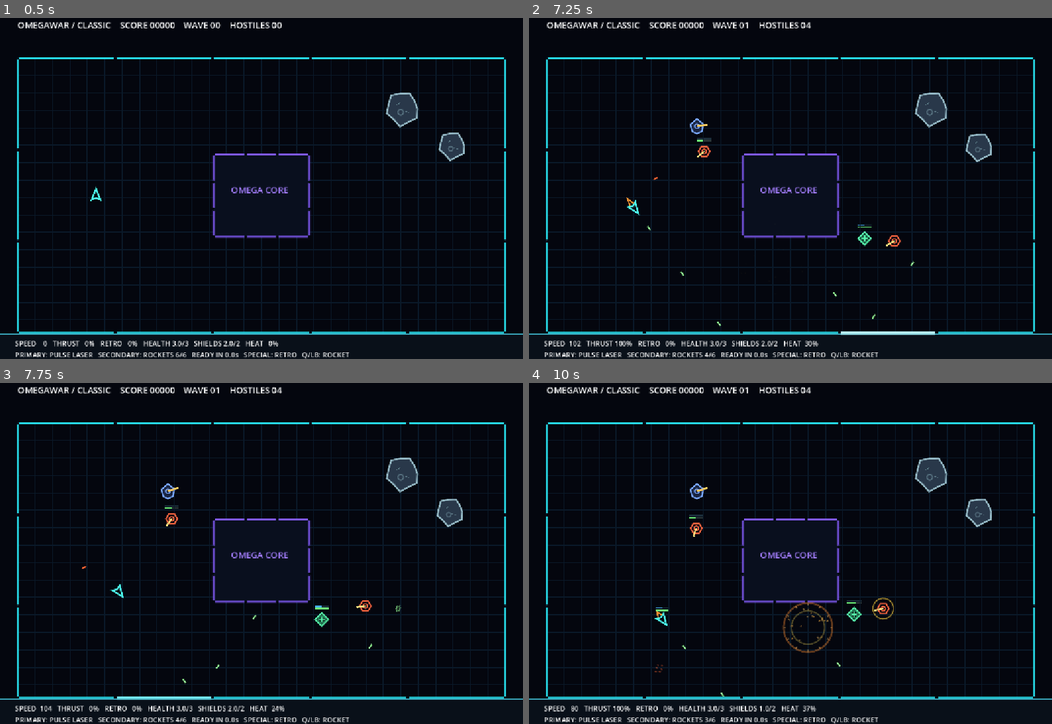
Above: before the commit, frames 1-4 (two rows, left to right).
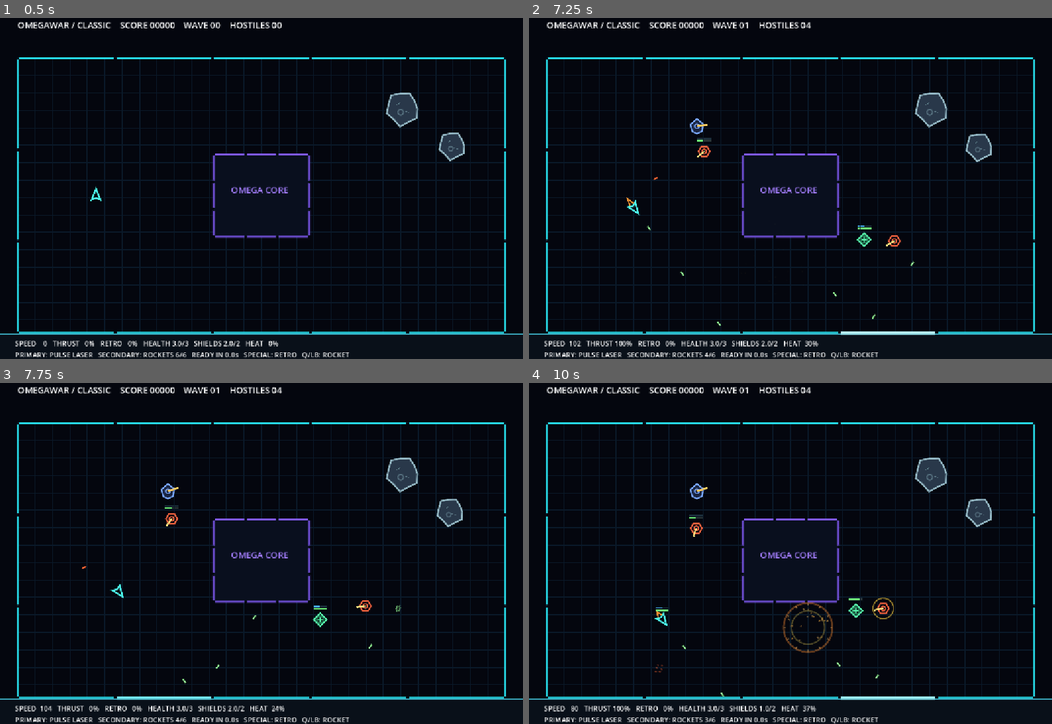
Above: after the commit, the same moments.

Repository: Jonty303/Project-OmegaWar
Game: Godot game, scene res://scenes/main.tscn
Two runs of this game, one before a commit and one after it. Both use one fixed random seed, a clock stepped at 60 frames per second and the inputs below.
Inputs (mouse positions are in pixels of both pictures, inside the frame that each line leads up to):
- Up to frame 1 (0.5 s): no input
- Up to frame 2 (7.25 s): tap Enter (ui_accept) at 0.5, 0.77, 2, 3.77, 6.77 s; move the mouse to (905, 168) at 0.52 s; hold D (turn_right) 0.53-1.25 s; hold Space (fire) 0.53-1.25 s; click (905, 168) at 0.67 s; drag from (685, 202) to (764, 253) at 1.27 s; move the mouse to (842, 106) at 2.02 s; hold D (turn_right) 2.03-2.75 s; hold Space (fire) 2.03-2.75 s; tap Q (fire_secondary) at 2.1, 5.1 s; drag from (764, 253) to (633, 133) at 2.77 s; move the mouse to (947, 236) at 3.52 s; hold A (turn_left) 3.53-4.25 s; hold Space (fire) 3.53-4.25 s; drag from (633, 133) to (712, 96) at 4.27 s; move the mouse to (816, 185) at 5.02 s; hold S (brake) 5.03-5.75 s; hold Space (fire) 5.03-5.75 s; click (816, 185) at 5.17 s; drag from (712, 96) to (685, 202) at 5.77 s; move the mouse to (905, 168) at 6.52 s; hold W (thrust) from 6.53 s (still down); hold Space (fire) from 6.53 s (still down)
- Up to frame 3 (7.75 s): release W (thrust) at 7.25 s; release Space (fire) at 7.25 s; drag from (156, 567) to (235, 618) at 7.27 s
- Up to frame 4 (10 s): move the mouse to (842, 471) at 8.02 s; hold S (brake) 8.03-8.75 s; hold Space (fire) 8.03-8.75 s; tap Q (fire_secondary) at 8.1 s; drag from (764, 618) to (633, 498) at 8.77 s; move the mouse to (947, 601) at 9.52 s; hold W (thrust) from 9.53 s (still down); hold Space (fire) from 9.53 s (still down); click (947, 601) at 9.67 s; tap Enter (ui_accept) at 9.77 s

Frame 1 is identical in both runs. In frame 2, less than 0.1% of the frame differs, in the area x 62-66%, y 60-68%; in frame 3, less than 0.1%; in frame 4, 0.4%, in the area x 59-78%, y 62-94%.

Commit message:
Wire cumulative ship/weapon stats, persistent repair pursuit and source-aware ally alerts

Diff:
--- a/scripts/enemy.gd
+++ b/scripts/enemy.gd
@@ -44,15 +44,20 @@
 var scan_turn_timer := 18.0
 var alert_flash := 0.0
 
-func alert_to_ally_hit(hit_position: Vector2, arena: Node2D, hit_self: bool = false) -> bool:
+func alert_to_ally_hit(hit_position: Vector2, arena: Node2D, hit_self: bool = false, incoming_velocity: Vector2 = Vector2.ZERO) -> bool:
 	# A shot striking an ally is an observable event, not a report of the
 	# unseen attacker's coordinates. Use the same sensor rules and cover LOS.
 	if health <= 0.0 or (not hit_self and not has_sight_on(hit_position, arena)):
 		return false
 	alert_flash = 0.65
 	if can_see_player:
-		# Keep tracking the player if there is an actual visual contact.
+		# Direct sight remains stronger evidence than an incoming shot.
 		queue_redraw()
+		return true
+	if not hit_self and not incoming_velocity.is_zero_approx():
+		# Witnesses observe the damaged ally AND the direction the shot
+		# came from. Point toward that bearing, not at the wounded ally.
+		react_to_incoming_shot(incoming_velocity, arena)
 		return true
 	searching = true
 	looking_around = false
--- a/scripts/projectile.gd
+++ b/scripts/projectile.gd
@@ -6,6 +6,7 @@
 
 var velocity := Vector2.ZERO
 var hit_radius := HIT_RADIUS
+var cascade_shard := false
 var is_rocket := false
 var impact_pending := false
 var damage := 1.0
@@ -47,4 +48,5 @@
 			var color := Color(base.r, base.g, base.b, (1.0 - progress) * 0.85)
 			draw_line(centre - visual_heading * (2.0 - progress), centre + visual_heading * (2.0 - progress), color, 1.6, true)
 		return
-	draw_line(-visual_heading * 7.0, visual_heading * 2.5, base, 2.0, true)
+	var thickness: float = maxf(1.3, hit_radius * 0.66)
+	draw_line(-visual_heading * (hit_radius + 4.0), visual_heading * (hit_radius * 0.80), base, thickness, true)
--- a/scripts/repair_bot.gd
+++ b/scripts/repair_bot.gd
@@ -100,6 +100,20 @@
 	if sideways > THREAT_CORRIDOR or not arena.has_line_of_sight(shot_position, position):
 		return false
 	return alert_incoming_fire(direction, allies)
+
+func healing_waypoint(patient: Node2D, arena: Node2D) -> Vector2:
+	# Track the currently injured ally every frame; it may be moving.
+	# Approach a reachable standoff position rather than the patient's
+	# occupied collision circle. This prevents blocked-overlap stalls.
+	var to_patient: Vector2 = patient.position - position
+	var distance: float = to_patient.length()
+	if distance < 0.01:
+		return position
+	var minimum: float = COLLISION_RADIUS + patient.COLLISION_RADIUS + arena.DRONE_GAP + 8.0
+	var approach: Vector2 = patient.position - to_patient.normalized() * minimum
+	if arena.blocked(approach, COLLISION_RADIUS):
+		approach = patient.position
+	return arena.approach_waypoint(position, approach, COLLISION_RADIUS)
 
 func step_support(delta: float, allies: Array[Node2D], arena: Node2D) -> void:
 	collision_cooldown = maxf(0.0, collision_cooldown - delta)
@@ -136,8 +150,8 @@
 			tether_target = patient
 			patient.receive_healing(HULL_REPAIR_RATE * delta, SHIELD_REPAIR_RATE * delta)
 		else:
-			var waypoint: Vector2 = arena.approach_waypoint(position, patient.position, COLLISION_RADIUS)
-			if position.distance_to(waypoint) > 8.0:
+			var waypoint: Vector2 = healing_waypoint(patient, arena)
+			if position.distance_to(waypoint) > 5.0:
 				destination_velocity = position.direction_to(waypoint) * MOVE_SPEED
 	destination_velocity = arena.avoid_drones(self, destination_velocity)
 	velocity = velocity.move_toward(destination_velocity, ACCELERATION * delta)
--- a/scripts/secondary_rockets.gd
+++ b/scripts/secondary_rockets.gd
@@ -14,6 +14,7 @@
 const MUZZLE_OFFSET := 23.0
 
 var ammo := MAX_AMMO
+var blast_radius := BLAST_RADIUS
 var cooldown := 0.0
 
 func tick(delta: float) -> void:
@@ -30,6 +31,6 @@
 		"velocity": direction * SHOT_SPEED,
 		"max_range": MAX_RANGE,
 		"damage": DAMAGE,
-		"blast_radius": BLAST_RADIUS,
+		"blast_radius": blast_radius,
 		"blast_impulse": BLAST_IMPULSE
 	}
--- a/scripts/ship.gd
+++ b/scripts/ship.gd
@@ -10,6 +10,7 @@
 
 var weapon := Weapon.new()
 var secondary := RocketLauncher.new()
+var thrust_multiplier := 1.0
 var velocity := Vector2.ZERO
 var hull := 3.0
 var max_hull := 3.0
@@ -29,7 +30,7 @@
 	thrusting = thrust_strength > 0.02
 	# Nothing reduces momentum passively. Thrust, brake and impacts are forces.
 	if thrusting:
-		velocity += Vector2.UP.rotated(rotation) * THRUST_ACCELERATION * thrust_strength * delta
+		velocity += Vector2.UP.rotated(rotation) * THRUST_ACCELERATION * thrust_multiplier * thrust_strength * delta
 	# Front-mounted retro thrusters arrest momentum without reversing it.
 	# The old brake inputs remain aliases; Special is the explicit control.
 	var retro_strength: float = maxf(Input.get_action_strength("special"), Input.get_action_strength("brake"))
--- a/scripts/weapon.gd
+++ b/scripts/weapon.gd
@@ -10,6 +10,11 @@
 const MAX_RANGE := 1150.0
 const MUZZLE_OFFSET := 17.0
 var cooldown := 0.0
+var fire_interval := FIRE_INTERVAL
+var damage := DAMAGE
+var shot_radius := 3.0
+var projectile_count := 1
+var cascade_chance := 0.0
 
 func tick(delta: float) -> void:
 	cooldown = maxf(0.0, cooldown - delta)
@@ -17,11 +22,17 @@
 func fire(origin: Vector2, heading: Vector2) -> Array[Dictionary]:
 	if cooldown > 0.0 or heading.is_zero_approx():
 		return []
-	cooldown = FIRE_INTERVAL
+	cooldown = fire_interval
 	var direction: Vector2 = heading.normalized()
-	return [{
-		"position": origin + direction * MUZZLE_OFFSET,
-		"velocity": direction * SHOT_SPEED,
-		"damage": DAMAGE,
-		"max_range": MAX_RANGE
-	}]
+	var bullets: Array[Dictionary] = []
+	for i in range(projectile_count):
+		var spread: float = (float(i) - float(projectile_count - 1) * 0.5) * 0.10
+		var heading_vector: Vector2 = direction.rotated(spread)
+		bullets.append({
+			"position": origin + heading_vector * MUZZLE_OFFSET,
+			"velocity": heading_vector * SHOT_SPEED,
+			"damage": damage,
+			"max_range": MAX_RANGE,
+			"radius": shot_radius
+		})
+	return bullets
